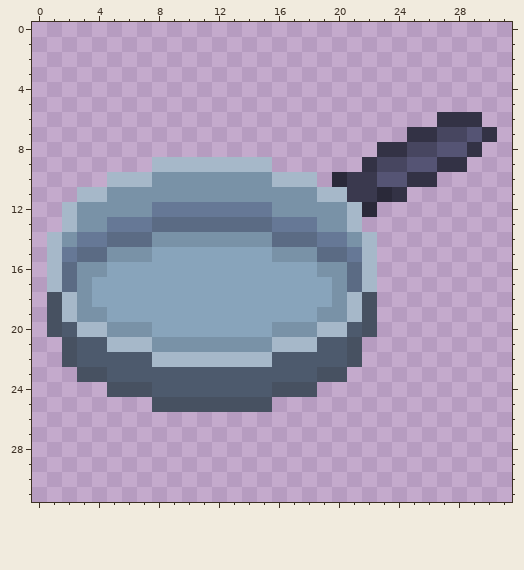
Pixel-art sprite: Assets/Environment/Effects/pan.png. The first picture shows the starting point.
The file is 32x32 pixels. Colours within 5 levels of each other are drawn and written as one.
And afterwards:
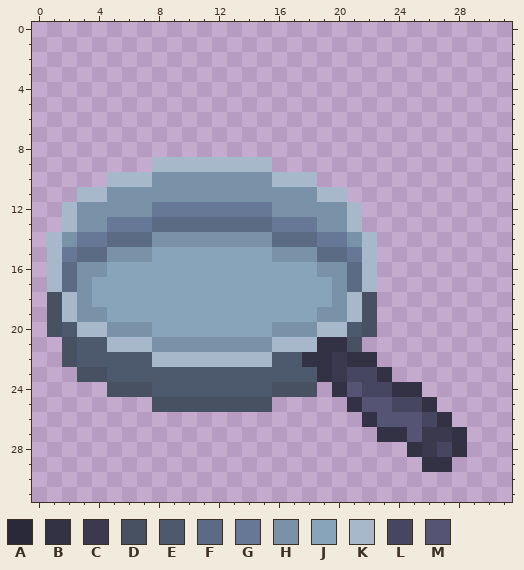
Palette (. is transparent): A #2a2939  B #333245  C #3a394e  D #475161  E #4d5a6d  F #5b6b84  G #667896  H #7992a7  J #88a4bb  K #a6b8c9  L #474660  M #555474
Edits made:
Changed rows in their new state; - is an unchanged pixel.
first column x 20:
 6 -------...-
 7 -----......
 8 ---.......-
 9 --.......--
10 .......----
11 -....------
12 --.--------
first column x 18:
21 -BB--------
22 BBCBB------
23 -BCLLB-----
24 --BMLLBB---
25 ---BMMLLB--
26 ----BMMMLB-
27 -----BBMCCB
28 -------BCLB
29 --------BB-
Boxes around the changes in both pictures, in picture pixels (x1, y1, x2, y2):
erased: (332, 112, 497, 217)
changed: (302, 337, 467, 472)
